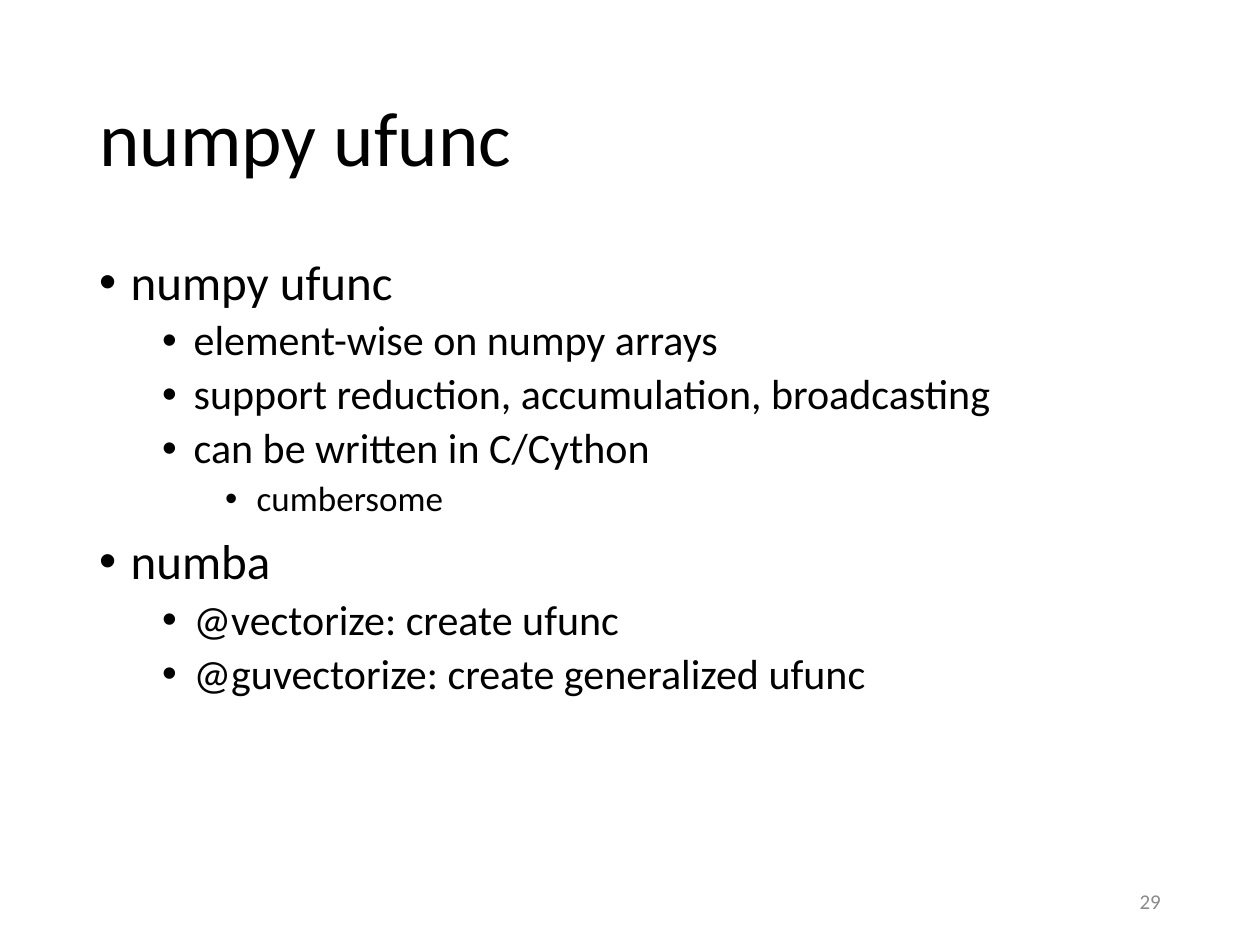
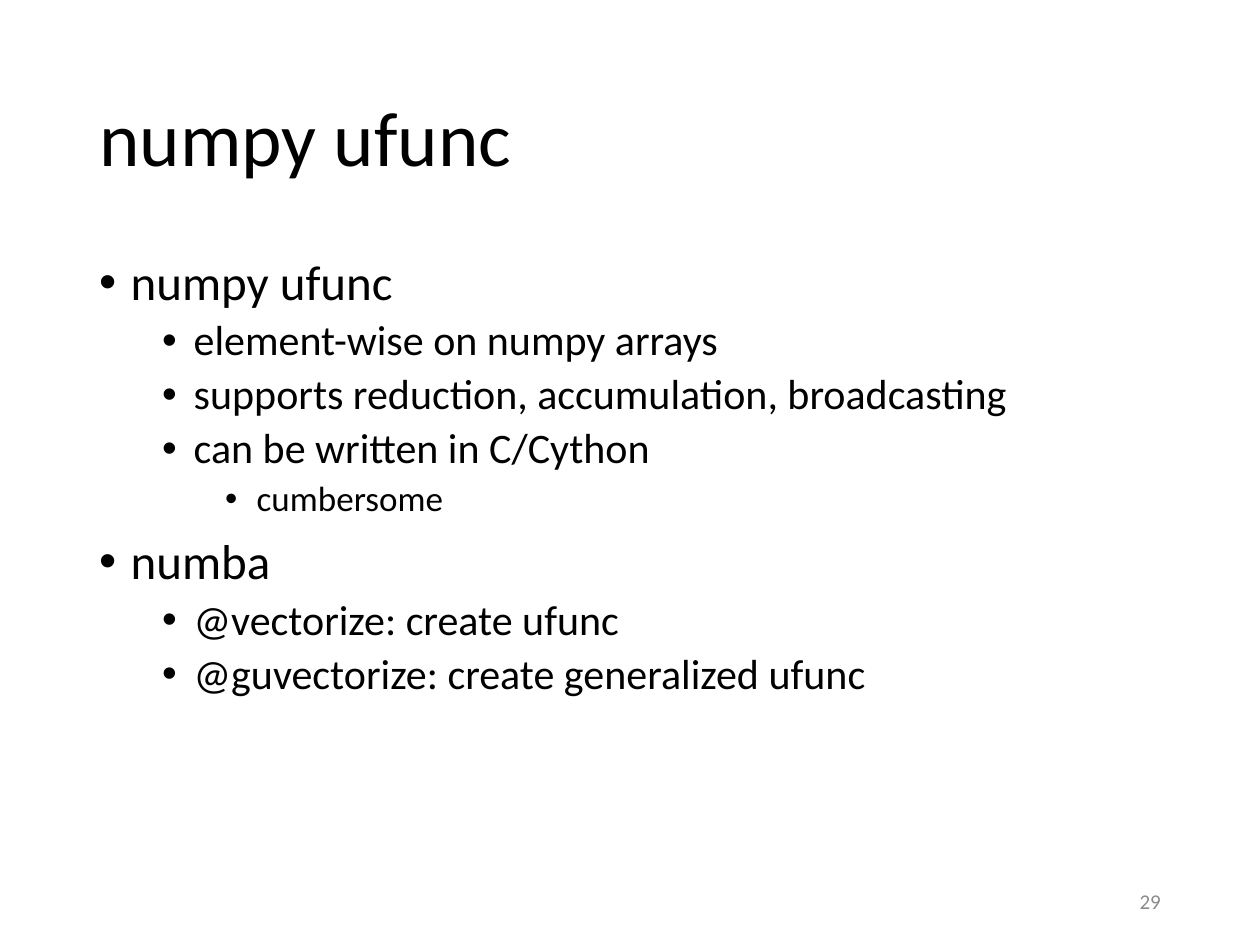
Before and after one commit to gjbex/training-material, a slide deck: slide 29 of Python/python_hpc.pptx. Drawn at 1260x945 pixels with LibreOffice and Linux fonts; fonts in the diff are those of the drawing. Boxes give left, top, right and bottom in pixels: in the first picture for what was removed or moved away, otherwise in the second. Text is boxed around its words. In the diff, an @@ line names an element or a change of style, - is before the commit and + after.

Commit message:
Fix typos

```diff
--- a/Python/python_hpc.pptx
+++ b/Python/python_hpc.pptx
@@ text at (194,379,1006,417): text changed @@
-  • support reduction, accumulation, broadcasting
+  • supports reduction, accumulation, broadcasting
```
Also in this commit, not shown: 3 other slides changed.
